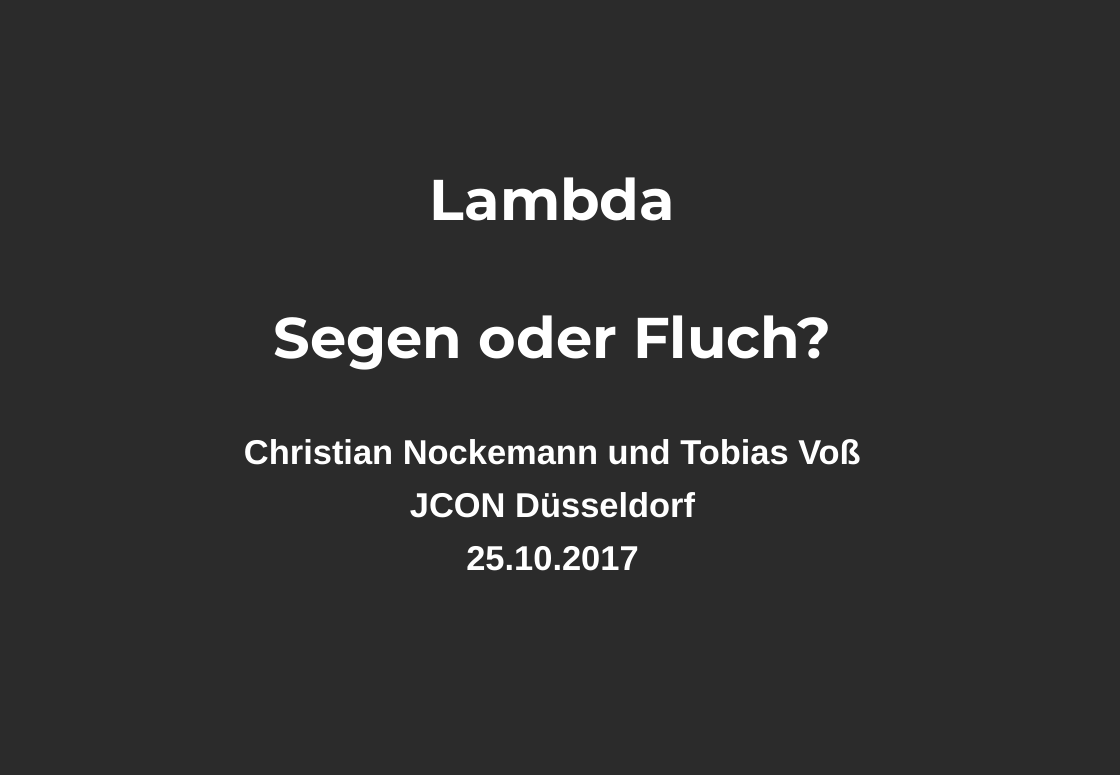
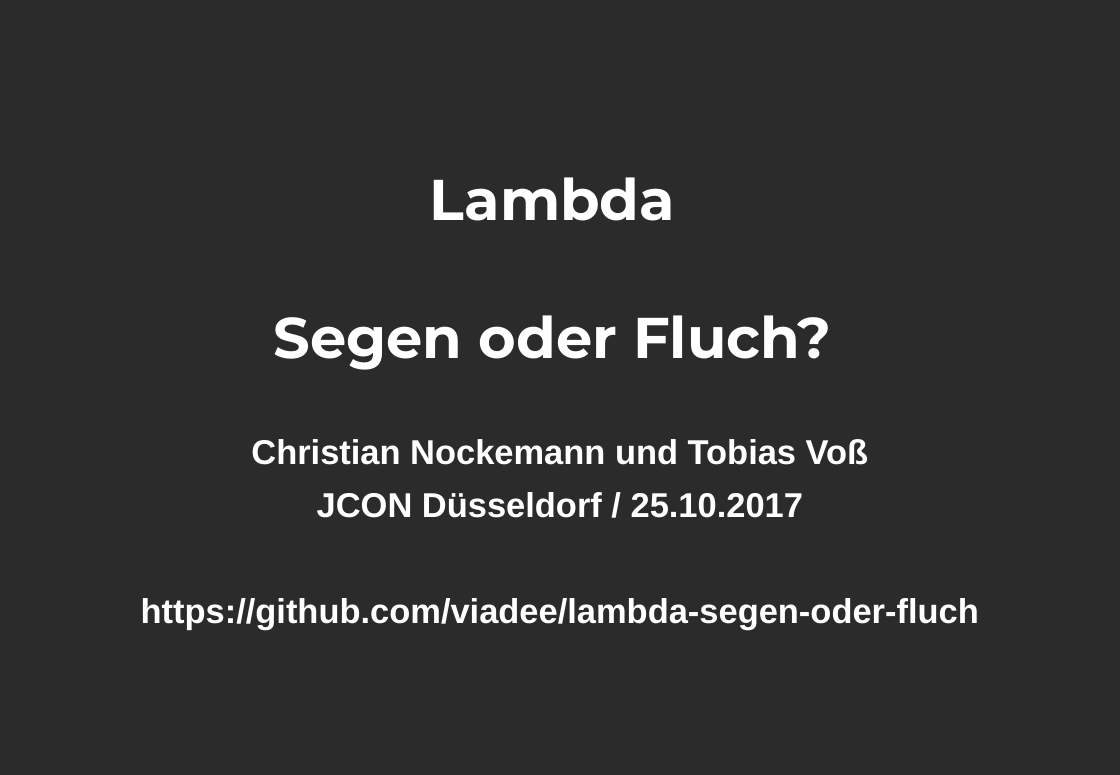
Before and after one commit to cnockemann/lambda-segen-oder-fluch, a slide deck: slide 1 of doc/Lambda-Segen-oder-Fluch.pptx. Drawn at 1120x775 pixels with LibreOffice and Linux fonts; fonts in the diff are those of the drawing; background and template pictures are left out; a plain dark background stands for a picture behind light text. Boxes give left, top, right and bottom in pixels: in the first picture for what was removed or moved away, otherwise in the second. Text is boxed around its words. In the diff, an @@ line names an element or a change of style, - is before the commit and + after.

```diff
--- a/doc/Lambda-Segen-oder-Fluch.pptx
+++ b/doc/Lambda-Segen-oder-Fluch.pptx
@@ text "Christian Nockemann und Tobias Voß": place and size @@
-text "Christian Nockemann und Tobias Voß" at box(244, 439, 861, 571)
+text "Christian Nockemann und Tobias Voß" at box(141, 439, 979, 629)
@@ text at box(141, 492, 979, 629): text changed @@
-JCON Düsseldorf
-25.10.2017
+JCON Düsseldorf / 25.10.2017
+https://github.com/viadee/lambda-segen-oder-fluch
```
Also in this commit, not shown: 3 other slides changed, 3 slides removed.
